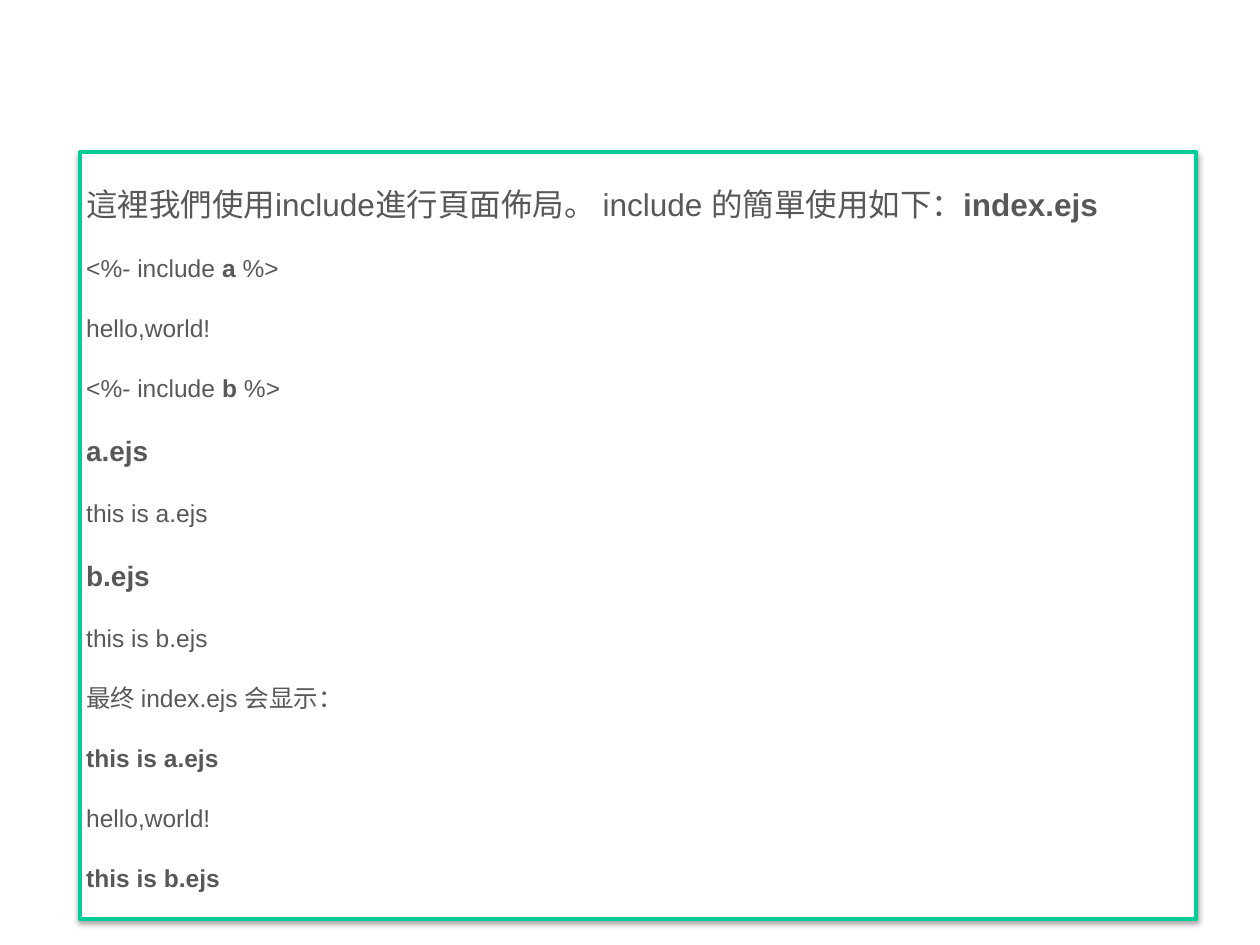
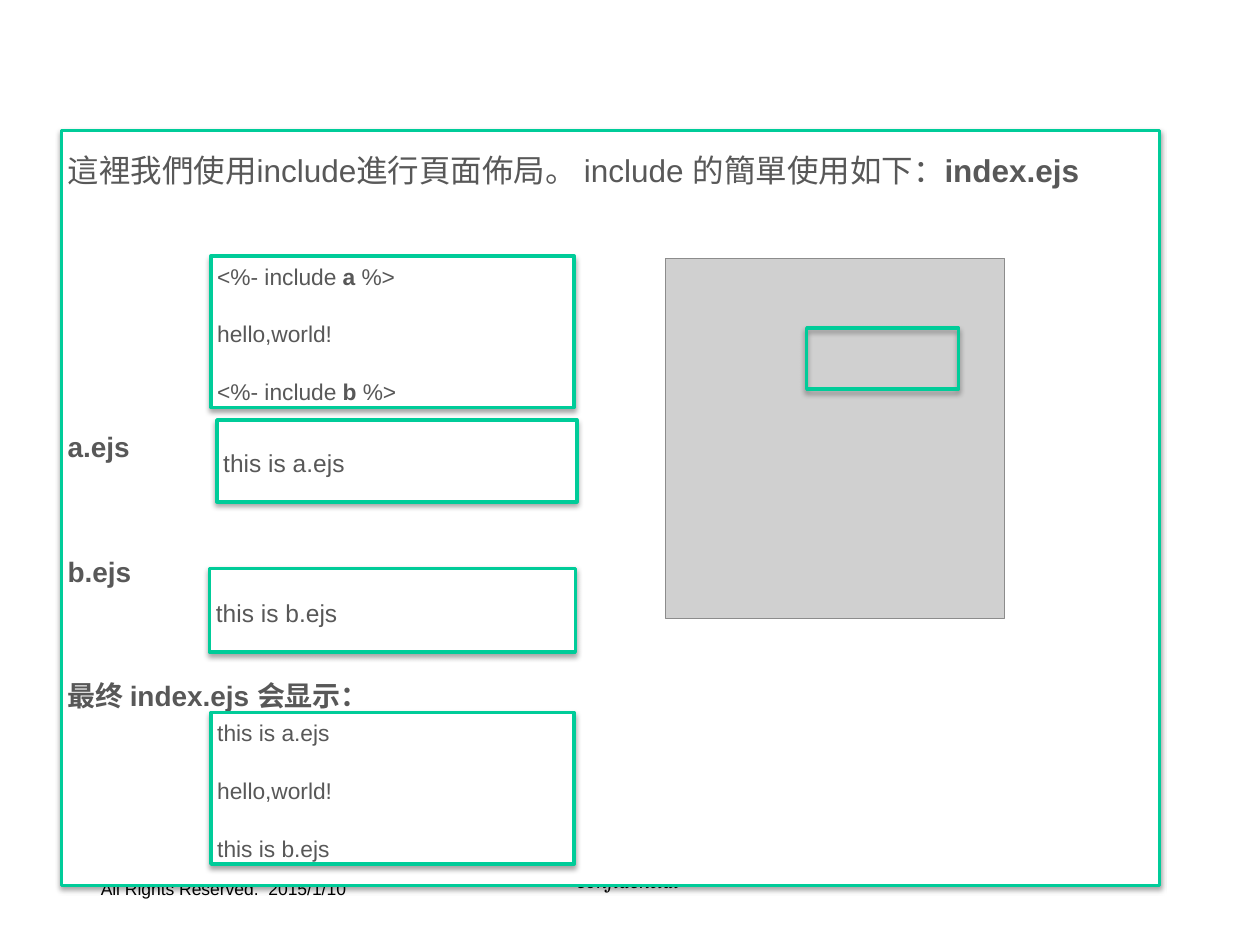
Before and after one commit to hyper570908/demo, a slide deck: slide 44 of doc/GIot_Session2.pptx (slide 48 before the commit). Drawn at 1260x945 pixels with LibreOffice and Linux fonts; fonts in the diff are those of the drawing; grey boxes stand for pictures; background and template pictures are left out. Boxes give left, top, right and bottom in pixels: in the first picture for what was removed or moved away, otherwise in the second. Text is boxed around its words. In the diff, an @@ line names an element or a change of style, - is before the commit and + after.

```diff
--- a/doc/GIot_Session2.pptx
+++ b/doc/GIot_Session2.pptx
@@ text "這裡我們使用include進行頁面佈局。 include 的簡單使用如下：index.ejs": place and size @@
-text "這裡我們使用include進行頁面佈局。 include 的簡單使用如下：index.ejs" at (79, 152, 1196, 920)
+text "這裡我們使用include進行頁面佈局。 include 的簡單使用如下：index.ejs" at (68, 155, 1080, 714)
@@ text "這裡我們使用include進行頁面佈局。 include 的簡單使用如下：index.ejs" at (68, 155, 1080, 714): fill #FFFFFF to none; outline #00CC99 2 pt to none; shadow off @@
@@ rectangle added at (62, 131, 1160, 886), fill #FFFFFF, outline #00CC99 2 pt @@
@@ text at (86, 259, 237, 397): paragraphs removed @@
-<%- include a %>
-hello,world!
-<%- include b %>
@@ rectangle added at (210, 256, 573, 407), fill #FFFFFF, outline #00CC99 2 pt, 13 pt, text #585858 @@
+<%- include a %>
+hello,world!
+<%- include b %>
@@ picture added at (665, 258, 1004, 619) @@
@@ rectangle added at (806, 328, 959, 388), outline #00CC99 2 pt @@
@@ rectangle added at (217, 420, 577, 501), fill #FFFFFF, outline #00CC99 2 pt, 14 pt, text #585858 @@
+this is a.ejs
@@ text at (86, 504, 208, 527): paragraph removed @@
-this is a.ejs
@@ rectangle added at (209, 568, 575, 651), fill #FFFFFF, outline #00CC99 2 pt, 14 pt, text #585858 @@
+this is b.ejs
@@ text at (86, 629, 208, 652): paragraph removed @@
-this is b.ejs
@@ text at (68, 682, 369, 714): size 14 to 16 pt, bold on in "最终 index.ejs 会显示：" @@
@@ rectangle added at (210, 713, 573, 864), fill #FFFFFF, outline #00CC99 2 pt, 13 pt, text #585858 @@
+this is a.ejs
+hello,world!
+this is b.ejs
@@ text at (86, 749, 220, 892): paragraphs removed @@
-this is a.ejs
-hello,world!
-this is b.ejs
@@ text added at (101, 860, 466, 899), 10 pt, text #000000 @@
+Copyright © 2002 Gemtek Technology Co., Ltd.
+All Rights Reserved. 2015/1/10
@@ text added at (576, 884, 679, 893), 12 pt, text #000000, italic @@
+Confidential
```
Also in this commit, not shown: 31 other slides changed, 9 slides added, 11 slides removed.
